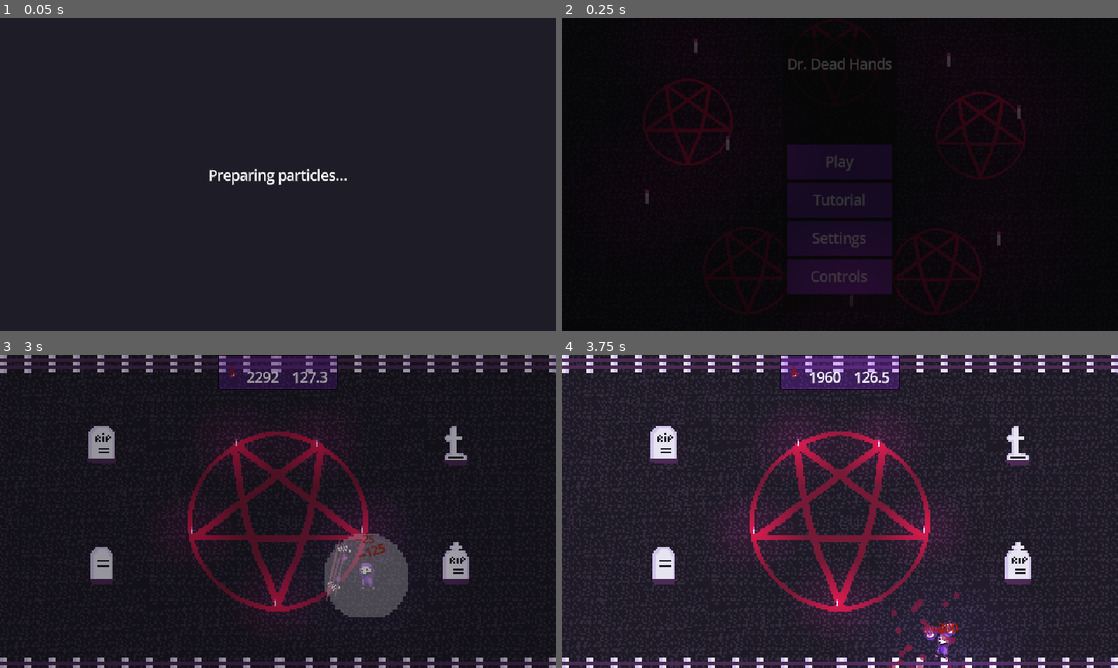
Above: before the commit, frames 1-4 (two rows, left to right).
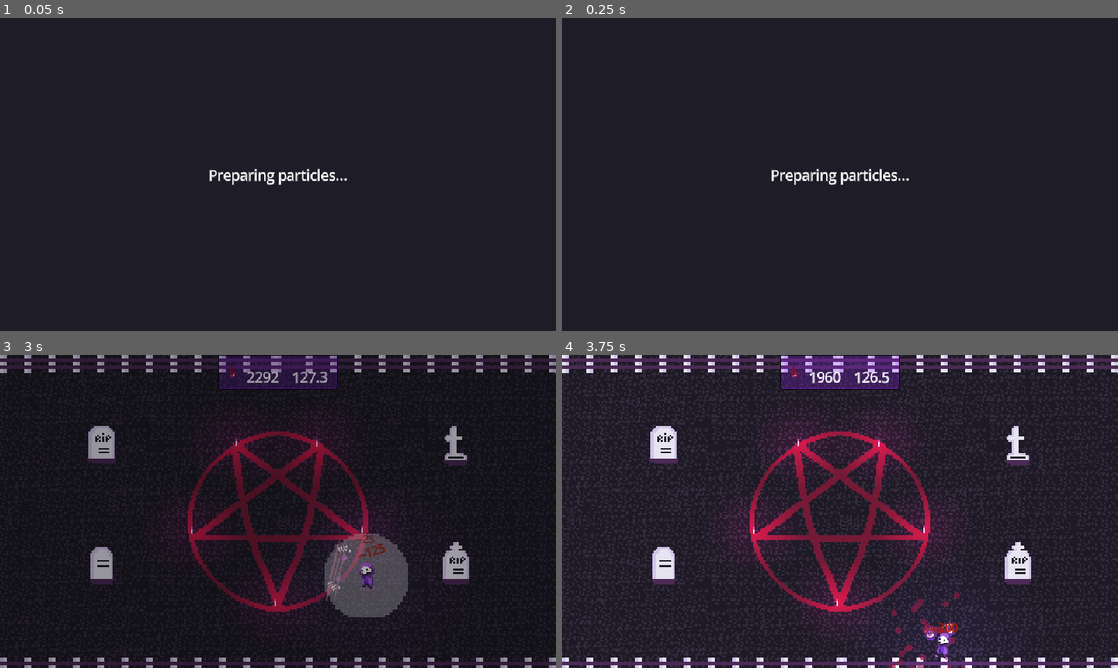
Above: after the commit, the same moments.

Repository: Diego-G-Sanchez/necro-bullet-hell
Game: Godot game, scene res://ui/start_screen.tscn
Two runs of this game, one before a commit and one after it. Both use one fixed random seed, a clock stepped at 60 frames per second and the inputs below.
Inputs (mouse positions are in pixels of both pictures, inside the frame that each line leads up to):
- Up to frame 1 (0.05 s): no input
- Up to frame 2 (0.25 s): no input
- Up to frame 3 (3 s): click (278, 498) at 0.5 s, where only the run before the commit has a clickable "Play"; click "Play" at 1.25 s; tap Enter at 2 s; move the mouse to (400, 495) at 2.02 s; press the mouse at (400, 495) at 2.03 s; hold D (move_right) 2.03-2.78 s; move the mouse to (166, 527) at 2.77 s; release the mouse at (166, 527) at 2.78 s; hold S (move_down) from 2.78 s (still down); right-click (166, 527) at 2.85 s
- Up to frame 4 (3.75 s): move the mouse to (895, 442) at 3.52 s; release S (move_down) at 3.53 s; hold D (move_right) from 3.53 s (still down); tap 3 (go_mage) at 3.6 s

Frame 1 is identical in both runs. In frame 2, 69% of the frame differs, in the area x 0-100%, y 0-100%; in frame 3, 0.1%; in frame 4, less than 0.1%.

Commit message:
My changes

Diff:
--- a/enemies/bat/bat.gd
+++ b/enemies/bat/bat.gd
@@ -8,12 +8,14 @@
 var dir:= Vector2.ZERO
 var bullet:= preload("res://enemies/bat/bat_bullet.tscn")
 const HIT_PARTICLES := preload("res://scenes/enemy_hit_particles.tscn")
+const DEATH_PARTICLES := preload("res://scenes/enemy_death.tscn")
 @export var timer: Timer
 var player_ref: Player
 var config: ScoreConfig
 
 var knockback := Vector2.ZERO
 var shots_fired := 0
+var dying := false
 
 func get_player_ref():
 	var player_nodes = get_tree().get_nodes_in_group("Player")
@@ -38,12 +40,41 @@
 
 
 func death():
+	if dying:
+		return
+	dying = true
+	hc.use_health = false
+	var p = DEATH_PARTICLES.instantiate()
+	p.global_position = global_position
+	get_tree().root.add_child(p)
 	var score_increment = config.bat_points_on_kill + randi_range(-config.bat_points_on_kill_variance, config.bat_points_on_kill_variance)
 	player_ref.sm.change_score(score_increment, global_position)
 	Globals.record_kill("bat")
-	queue_free()
+	on_death_tween()
+
+func on_death_tween() -> void:
+	velocity = Vector2.ZERO
+	knockback = Vector2.ZERO
+	$Area2D.set_deferred("monitoring", false)
+	$Area2D.set_deferred("monitorable", false)
+	$Area2D/CollisionShape2D.set_deferred("disabled", true)
+	timer.stop()
+	$Frost/Timer.stop()
+	$AnimationPlayer.stop()
+	$Sprite2D.pause()
+
+	var fall_sign := -1.0 if randi() % 2 == 0 else 1.0
+	var tween := create_tween().set_parallel()
+	tween.tween_property(self, "modulate", Color.RED, 0.2)
+	tween.tween_property(self, "modulate:a", .0, 0.5).set_ease(Tween.EASE_IN)
+	tween.tween_property(self, "rotation_degrees", fall_sign * 90.0, 0.3)
+	tween.tween_property(self, "position:x", fall_sign * 56.0, 0.5) \
+		.as_relative()
+	tween.chain().tween_callback(queue_free)
 
 func flash_red(dmg_taken:int):
+	if dying:
+		return
 	var p = HIT_PARTICLES.instantiate()
 	p.global_position = global_position
 	get_tree().root.add_child(p)
@@ -52,6 +83,8 @@
 	tween.tween_property(self, "modulate", Color.WHITE, 0.1)
 
 func _process(delta: float) -> void:
+	if dying:
+		return
 	#reduce knockback value over time
 	knockback = knockback.move_toward(Vector2.ZERO, 14000 * delta)
 
@@ -70,13 +103,18 @@
 
 
 func _on_timer_timeout() -> void:
+	if dying:
+		return
 	timer.wait_time = randf_range(config.bat_fire_interval_min, config.bat_fire_interval_max)
 	shoot()
 func apply_frost():
+	if dying:
+		return
 	$Frost.apply(config.mage_frost_slow, config.zombie_speed, config.mage_slow_duration)
 
 func shoot():
-
+	if dying:
+		return
 	shots_fired += 1
 	var b = bullet.instantiate() as BatBullet
 	b.global_position = global_position
@@ -87,6 +125,8 @@
 	$Sprite2D.play("shoot")
 
 func apply_knockback(from_position: Vector2) -> void:
+	if dying:
+		return
 	var dir = (global_position - from_position).normalized()
 	knockback = dir * config.bat_knockback_force
 
--- a/enemies/thiccums/thiccums.gd
+++ b/enemies/thiccums/thiccums.gd
@@ -14,7 +14,10 @@
 var player_ref: Player
 var initial_scale: Vector2
 var light_offset_x: float
+var dying := false
+var aura_pulse: Tween
 const HIT_PARTICLES := preload("res://scenes/enemy_hit_particles.tscn")
+const DEATH_PARTICLES := preload("res://scenes/enemy_death.tscn")
 
 func get_player_ref():
 	var player_nodes = get_tree().get_nodes_in_group("Player")
@@ -40,20 +43,64 @@
 	_pulse_aura_visual()
 
 func death():
+	if dying:
+		return
+	dying = true
+	hc.use_health = false
+	var p = DEATH_PARTICLES.instantiate()
+	p.global_position = global_position
+	var mat: ParticleProcessMaterial = p.process_material.duplicate()
+	mat.scale_min = 8.0
+	mat.scale_max = 44.0
+	p.process_material = mat
+	get_tree().root.add_child(p)
 	var score_increment = config.thiccums_points_on_kill + randi_range(-config.thiccums_points_on_kill_variance, config.thiccums_points_on_kill_variance)
 	player_ref.sm.change_score(score_increment, global_position)
 	Globals.record_kill("thiccums")
-	queue_free()
+	on_death_tween()
+
+func on_death_tween() -> void:
+	velocity = Vector2.ZERO
+	knockback = Vector2.ZERO
+	$HitBox.set_deferred("monitorable", false)
+	$HitBox.set_deferred("monitoring", false)
+	$HitBox/CollisionShape2D.set_deferred("disabled", true)
+	$HurtBox.set_deferred("monitoring", false)
+	$HurtBox.set_deferred("monitorable", false)
+	$HitBox/AuraSprite.visible = false
+	$HurtBox/CollisionShape2D.set_deferred("disabled", true)
+	$AuraTick.stop()
+	if aura_pulse and aura_pulse.is_valid():
+		aura_pulse.kill()
+	$GPUParticles2D.emitting = false
+	$Frost/Timer.stop()
+	$AnimationPlayer.stop()
+	sprite.pause()
+
+	var fall_sign := -1.0 if randi() % 2 == 0 else 1.0
+	var tween := create_tween().set_parallel()
+	tween.tween_property(self, "modulate", Color.RED, 0.2)
+	tween.tween_property(self, "modulate:a", .0, 0.5).set_ease(Tween.EASE_IN)
+	tween.tween_property(self, "rotation_degrees", fall_sign * 90.0, 0.3)
+	tween.tween_property(self, "position:x", fall_sign * 56.0, 0.5) \
+		.as_relative()
+	tween.chain().tween_callback(queue_free)
 
 func _on_damage_taken(dmg_taken:int):
 	flash_red(dmg_taken)
 
 func flash_red(dmg_taken:int):
+	if dying:
+		return
 	var p = HIT_PARTICLES.instantiate()
 	p.global_position = global_position
 	var mat: ParticleProcessMaterial = p.process_material.duplicate()
-	mat.scale_min = 4.0*2 * scale.length()
-	mat.scale_max = 44 * scale.length()
+	if scale.length() < 2:
+		mat.scale_min = 4.0*2 * scale.length()/2
+		mat.scale_max = 44 * scale.length()/2
+	else:
+		mat.scale_min = 4.0*2
+		mat.scale_max = 44
 	(p as GPUParticles2D).lifetime = 1.5
 	mat.initial_velocity_min = 50
 	mat.initial_velocity_max = 100
@@ -64,13 +111,19 @@
 	tween.tween_property(self, "modulate", Color.WHITE, 0.1)
 
 func apply_knockback(from_position: Vector2) -> void:
+	if dying:
+		return
 	var knock_dir := (global_position - from_position).normalized()
 	knockback = knock_dir * config.thiccums_knockback_force
 
 func apply_frost():
+	if dying:
+		return
 	$Frost.apply(config.mage_frost_slow, config.thiccums_speed, config.mage_slow_duration)
 
 func _process(delta: float) -> void:
+	if dying:
+		return
 	#reduce knockback value over time
 	knockback = knockback.move_toward(Vector2.ZERO, 14000 * delta)
 
@@ -94,14 +147,16 @@
 	arena_bounds.apply(delta)
 
 func _on_aura_tick() -> void:
+	if dying:
+		return
 	var shape: CollisionShape2D = $HitBox/CollisionShape2D
 	shape.set_deferred("disabled", true)
 	await get_tree().physics_frame
-	if is_instance_valid(self):
+	if is_instance_valid(self) and not dying:
 		shape.set_deferred("disabled", false)
 
 func _pulse_aura_visual() -> void:
 	var aura_sprite: Sprite2D = $HitBox/AuraSprite
-	var pulse := create_tween().set_loops()
-	pulse.tween_property(aura_sprite, "modulate:a", 0.12, 0.6)
-	pulse.tween_property(aura_sprite, "modulate:a", 0.32, 0.6)
+	aura_pulse = create_tween().set_loops()
+	aura_pulse.tween_property(aura_sprite, "modulate:a", 0.12, 0.6)
+	aura_pulse.tween_property(aura_sprite, "modulate:a", 0.32, 0.6)
--- a/enemies/zombie/zombie.gd
+++ b/enemies/zombie/zombie.gd
@@ -2,15 +2,17 @@
 class_name Zombie
 
 var speed: float
-@export var acceleration:float = 100.0
+@export var acceleration: float = 100.0
 @onready var hc: HealthComponent = %Health
 @onready var sprite: AnimatedSprite2D = $Sprite2D
 @export var arena_bounds: ArenaBounds
 var config: ScoreConfig
-var dir:= Vector2.ZERO
-var knockback:= Vector2.ZERO
+var dir := Vector2.ZERO
+var knockback := Vector2.ZERO
 var player_ref: Player
+var dying := false
 const HIT_PARTICLES := preload("res://scenes/enemy_hit_particles.tscn")
+const DEATH_PARTICLES := preload("res://scenes/enemy_death.tscn")
 
 
 func get_player_ref():
@@ -34,12 +36,43 @@
 	$HitBox.set_damage(config.zombie_damage)
 
 func death():
+	if dying:
+		return
+	dying = true
+	hc.use_health = false
+	var p = DEATH_PARTICLES.instantiate()
+	p.global_position = global_position
+	get_tree().root.add_child(p)
 	var score_increment = config.zombie_points_on_kill + randi_range(-config.zombie_points_on_kill_variance, config.zombie_points_on_kill_variance)
 	player_ref.sm.change_score(score_increment, global_position)
 	Globals.record_kill("zombie")
-	queue_free()
+	on_death_tween()
 
-func flash_red(dmg_taken:int):
+func on_death_tween() -> void:
+	velocity = Vector2.ZERO
+	knockback = Vector2.ZERO
+	$HitBox.set_deferred("monitorable", false)
+	$HitBox.set_deferred("monitoring", false)
+	$HitBox/CollisionShape2D.set_deferred("disabled", true)
+	$HurtBox.set_deferred("monitoring", false)
+	$HurtBox.set_deferred("monitorable", false)
+	$HurtBox/CollisionShape2D.set_deferred("disabled", true)
+	$Frost/Timer.stop()
+	$AnimationPlayer.stop()
+	sprite.pause()
+
+	var fall_sign := -1.0 if randi() % 2 == 0 else 1.0
+	var tween := create_tween().set_parallel()
+	tween.tween_property(self, "modulate", Color.RED, 0.2)
+	tween.tween_property(self, "modulate:a", .0, 0.5).set_ease(Tween.EASE_IN)
+	tween.tween_property(self, "rotation_degrees", fall_sign * 90.0, 0.3)
+	tween.tween_property(self, "position:x", fall_sign * 56.0, 0.5) \
+		.as_relative()
+	tween.chain().tween_callback(queue_free)
+
+func flash_red(dmg_taken: int):
+	if dying:
+		return
 	var p = HIT_PARTICLES.instantiate()
 	p.global_position = global_position
 	get_tree().root.add_child(p)
@@ -48,13 +81,19 @@
 	tween.tween_property(self, "modulate", Color.WHITE, 0.1)
 
 func apply_knockback(from_position: Vector2) -> void:
+	if dying:
+		return
 	var knock_dir := (global_position - from_position).normalized()
 	knockback = knock_dir * config.zombie_knockback_force
 
 func apply_frost():
+	if dying:
+		return
 	$Frost.apply(config.mage_frost_slow, config.zombie_speed, config.mage_slow_duration)
 
 func _process(delta: float) -> void:
+	if dying:
+		return
 	#reduce knockback value over time
 	knockback = knockback.move_toward(Vector2.ZERO, 14000 * delta)
 
--- /dev/null
+++ b/scenes/enemy_death.tscn
@@ -0,0 +1,42 @@
+[gd_scene format=3 uid="uid://d3dd0vrtyx8aa"]
+
+[ext_resource type="Texture2D" uid="uid://cdo6x5whtwnq4" path="res://assets/pixel.png" id="1_5o8jb"]
+[ext_resource type="Script" uid="uid://budd32y8p7iup" path="res://scenes/hand_swap_particle.gd" id="2_w8rse"]
+
+[sub_resource type="Curve" id="Curve_6pjxh"]
+_data = [Vector2(0, 1), 0.0, 0.0, 0, 0, Vector2(0.99999, 0), 0.0, 0.0, 0, 0, Vector2(1, 0), 0.0, 0.0, 0, 0]
+point_count = 3
+
+[sub_resource type="CurveTexture" id="CurveTexture_6pjxh"]
+curve = SubResource("Curve_6pjxh")
+
+[sub_resource type="ParticleProcessMaterial" id="ParticleProcessMaterial_icdx0"]
+particle_flag_disable_z = true
+emission_shape = 6
+emission_ring_axis = Vector3(0, 0, 1)
+emission_ring_height = 1.0
+emission_ring_radius = 27.84
+emission_ring_inner_radius = 0.0
+emission_ring_cone_angle = 90.0
+direction = Vector3(0, -1, 0)
+spread = 113.859
+initial_velocity_min = 37.579998
+initial_velocity_max = 106.21
+radial_velocity_min = -20.000021
+radial_velocity_max = 19.999977
+gravity = Vector3(0, 20, 0)
+scale_max = 20.0
+scale_curve = SubResource("CurveTexture_6pjxh")
+color = Color(0.45490196, 0.101960786, 0.21176471, 0.6627451)
+
+[node name="Node2D" type="GPUParticles2D" unique_id=510241818]
+emitting = false
+amount = 25
+texture = ExtResource("1_5o8jb")
+lifetime = 0.77
+one_shot = true
+explosiveness = 1.0
+process_material = SubResource("ParticleProcessMaterial_icdx0")
+script = ExtResource("2_w8rse")
+
+[connection signal="finished" from="." to="." method="_on_finished"]
--- a/scenes/enemy_hit_particles.tscn
+++ b/scenes/enemy_hit_particles.tscn
@@ -19,7 +19,7 @@
 radial_velocity_min = -20.000021
 radial_velocity_max = 19.999977
 gravity = Vector3(0, 98, 0)
-scale_max = 44.17
+scale_max = 20.0
 scale_curve = SubResource("CurveTexture_6pjxh")
 color = Color(0.45490196, 0.101960786, 0.21176471, 0.6627451)
 
--- a/scenes/player.tscn
+++ b/scenes/player.tscn
@@ -1170,6 +1170,7 @@
 hand_radius = 26.0
 
 [node name="Body" type="AnimatedSprite2D" parent="." unique_id=1086287996]
+z_index = 1
 scale = Vector2(4, 4)
 sprite_frames = SubResource("SpriteFrames_body")
 animation = &"bob"
--- a/ui/shader_warmup.gd
+++ b/ui/shader_warmup.gd
@@ -7,6 +7,12 @@
 const VIGNETTE_SHADER := preload("res://scenes/vignette.gdshader")
 const HAND_SWAP := preload("res://scenes/hand_swap_particle.tscn")
 const THICCUMS := preload("res://enemies/thiccums/thiccums.tscn")
+const ENEMY_HIT := preload("res://scenes/enemy_hit_particles.tscn")
+const ENEMY_DEATH := preload("res://scenes/enemy_death.tscn")
+const PLAYERBULLET_PARTICLES := preload("res://scenes/playerbullet_particles.tscn")
+const FROST_PARTICLES := preload("res://scenes/frost_particles.tscn")
+const FIREBALL_PARTICLES := preload("res://scenes/fireball_particles.tscn")
+const PLAYER := preload("res://scenes/player.tscn")
 
 @onready var status_label: Label = %Status
 @onready var holder: Node2D = %Holder
@@ -20,6 +26,13 @@
 	await _draw_vignette()
 	await _draw_hand_swap()
 	await _draw_thiccums_particles()
+	await _draw_enemy_hit()
+	await _draw_enemy_death()
+	await _draw_playerbullet_particles()
+	await _draw_frost_particles()
+	await _draw_fireball_particles()
+	await _draw_frost_shards()
+	await _draw_fire_embers()
 	await _draw_fireball_light()
 	await _draw_explosion_light()
 	completed = true
@@ -59,10 +72,8 @@
 	await get_tree().process_frame
 
 
-func _draw_hand_swap() -> void:
-	status_label.text = "Preparing particles…"
-	var particles := HAND_SWAP.instantiate() as GPUParticles2D
-	if particles.finished.is_connected(particles._on_finished):
+func _draw_gpu_particles(particles: GPUParticles2D) -> void:
+	if particles.has_method("_on_finished") and particles.finished.is_connected(particles._on_finished):
 		particles.finished.disconnect(particles._on_finished)
 	particles.position = _center()
 	holder.add_child(particles)
@@ -73,19 +84,53 @@
 	await get_tree().process_frame
 
 
+func _draw_particle_scene(packed: PackedScene) -> void:
+	status_label.text = "Preparing particles…"
+	await _draw_gpu_particles(packed.instantiate() as GPUParticles2D)
+
+
+func _draw_nested_particles(packed: PackedScene, node_path: NodePath) -> void:
+	status_label.text = "Preparing particles…"
+	var root := packed.instantiate()
+	var particles := root.get_node(node_path).duplicate() as GPUParticles2D
+	root.free()
+	await _draw_gpu_particles(particles)
+
+
+func _draw_hand_swap() -> void:
+	await _draw_particle_scene(HAND_SWAP)
+
+
 func _draw_thiccums_particles() -> void:
-	status_label.text = "Preparing particles…"
-	var enemy := THICCUMS.instantiate()
-	var src := enemy.get_node("GPUParticles2D") as GPUParticles2D
-	var particles := src.duplicate() as GPUParticles2D
-	particles.position = _center()
-	particles.emitting = true
-	holder.add_child(particles)
-	particles.restart()
-	enemy.free()
-	await _wait_draw()
-	particles.queue_free()
-	await get_tree().process_frame
+	await _draw_nested_particles(THICCUMS, "GPUParticles2D")
+
+
+func _draw_enemy_hit() -> void:
+	await _draw_particle_scene(ENEMY_HIT)
+
+
+func _draw_enemy_death() -> void:
+	await _draw_particle_scene(ENEMY_DEATH)
+
+
+func _draw_playerbullet_particles() -> void:
+	await _draw_particle_scene(PLAYERBULLET_PARTICLES)
+
+
+func _draw_frost_particles() -> void:
+	await _draw_particle_scene(FROST_PARTICLES)
+
+
+func _draw_fireball_particles() -> void:
+	await _draw_particle_scene(FIREBALL_PARTICLES)
+
+
+func _draw_frost_shards() -> void:
+	await _draw_nested_particles(PLAYER, "HandRig/FrostShards")
+
+
+func _draw_fire_embers() -> void:
+	await _draw_nested_particles(PLAYER, "HandRig/FireEmbers")
 
 
 func _draw_fireball_light() -> void:
Not shown, changed: export_presets.cfg
Not shown, added: builds/semi-final.zip
Not shown, added: builds/semi-final/index.apple-touch-icon.png
Not shown, added: builds/semi-final/index.audio.position.worklet.js
Not shown, added: builds/semi-final/index.audio.worklet.js
Not shown, added: builds/semi-final/index.html
Not shown, added: builds/semi-final/index.icon.png
Not shown, added: builds/semi-final/index.js
Not shown, added: builds/semi-final/index.pck
Not shown, added: builds/semi-final/index.png
Not shown, added: builds/semi-final/index.wasm
